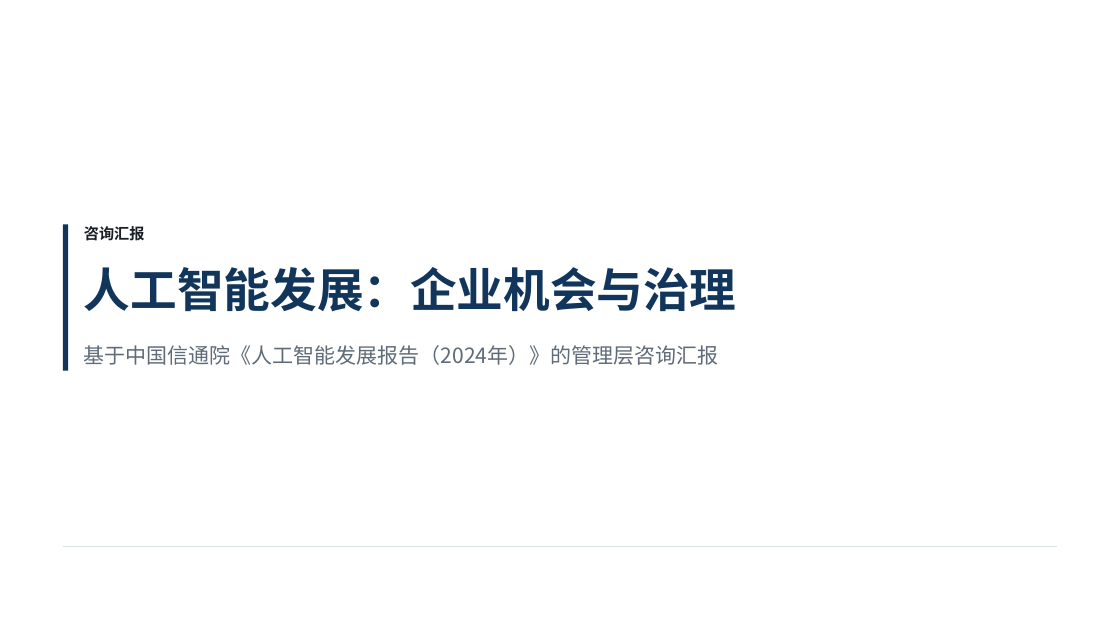
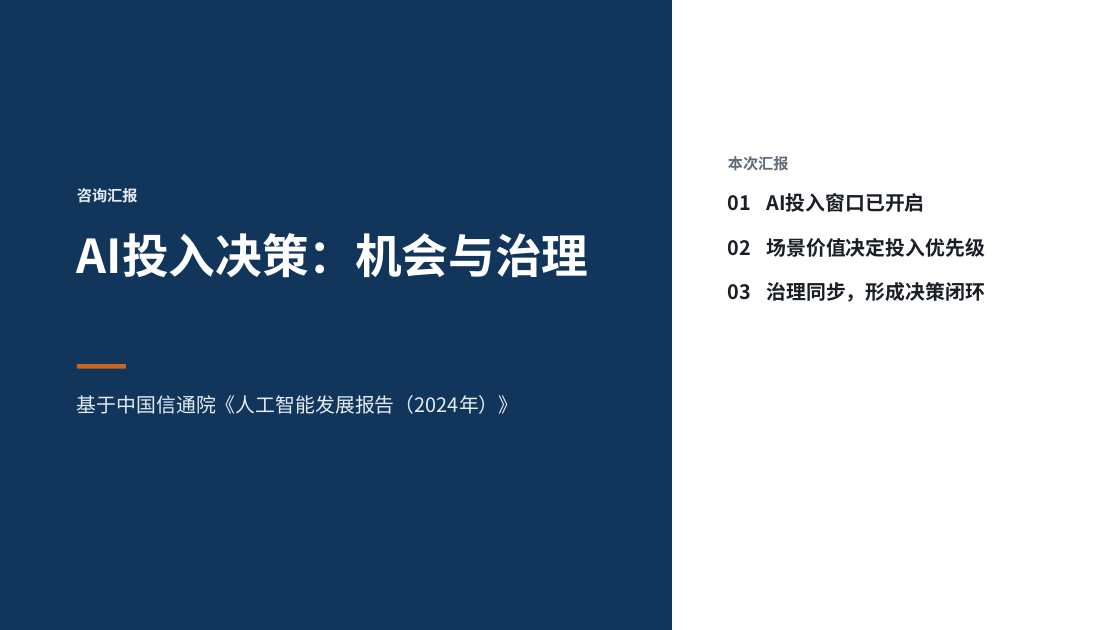
Before and after one commit to Liyilin66/ppt-agent, a slide deck: slide 1 of examples/caict-2024-sample.pptx. Drawn at 1120x630 pixels with LibreOffice and Linux fonts; fonts in the diff are those of the drawing. Boxes give left, top, right and bottom in pixels: in the first picture for what was removed or moved away, otherwise in the second. Text is boxed around its words. In the diff, an @@ line names an element or a change of style, - is before the commit and + after.

```diff
--- a/examples/caict-2024-sample.pptx
+++ b/examples/caict-2024-sample.pptx
@@ rectangle: place and size @@
-rectangle at <box>63,224,68,371</box>
+rectangle at <box>0,0,672,630</box>
@@ text added at <box>728,156,789,171</box>, 13 pt, text #5F6B78, bold @@
+本次汇报
@@ text "咨询汇报": place and size @@
-text "咨询汇报" at <box>84,226,145,241</box>
+text "咨询汇报" at <box>77,188,138,203</box>
@@ text "咨询汇报" at <box>77,188,138,203</box>: text colour #1A1F26 to #E6ECF3 @@
@@ text added at <box>728,195,751,211</box>, 17 pt, text #1A1F26, bold @@
+01
@@ text added at <box>766,193,924,212</box>, 17 pt, text #1A1F26, bold @@
+AI投入窗口已开启
@@ text at <box>77,233,588,278</box>: text changed; text colour #12355B to #FFFFFF @@
-人工智能发展：企业机会与治理
+AI投入决策：机会与治理
@@ text added at <box>766,238,985,257</box>, 17 pt, text #1A1F26, bold @@
+场景价值决定投入优先级
@@ text added at <box>728,240,751,256</box>, 17 pt, text #1A1F26, bold @@
+02
@@ text added at <box>728,284,751,300</box>, 17 pt, text #1A1F26, bold @@
+03
@@ text added at <box>766,282,985,302</box>, 17 pt, text #1A1F26, bold @@
+治理同步，形成决策闭环
@@ rectangle added at <box>77,365,126,369</box>, fill #C8641E @@
@@ text at <box>77,395,519,414</box>: text changed; size 18 to 17 pt; text colour #5F6B78 to #E6ECF3 @@
-基于中国信通院《人工智能发展报告（2024年）》的管理层咨询汇报
+基于中国信通院《人工智能发展报告（2024年）》
@@ line removed from (63, 546) to (1057, 546) @@
```
Also in this commit, not shown: 19 slides added, 19 slides removed, 7 other files.
